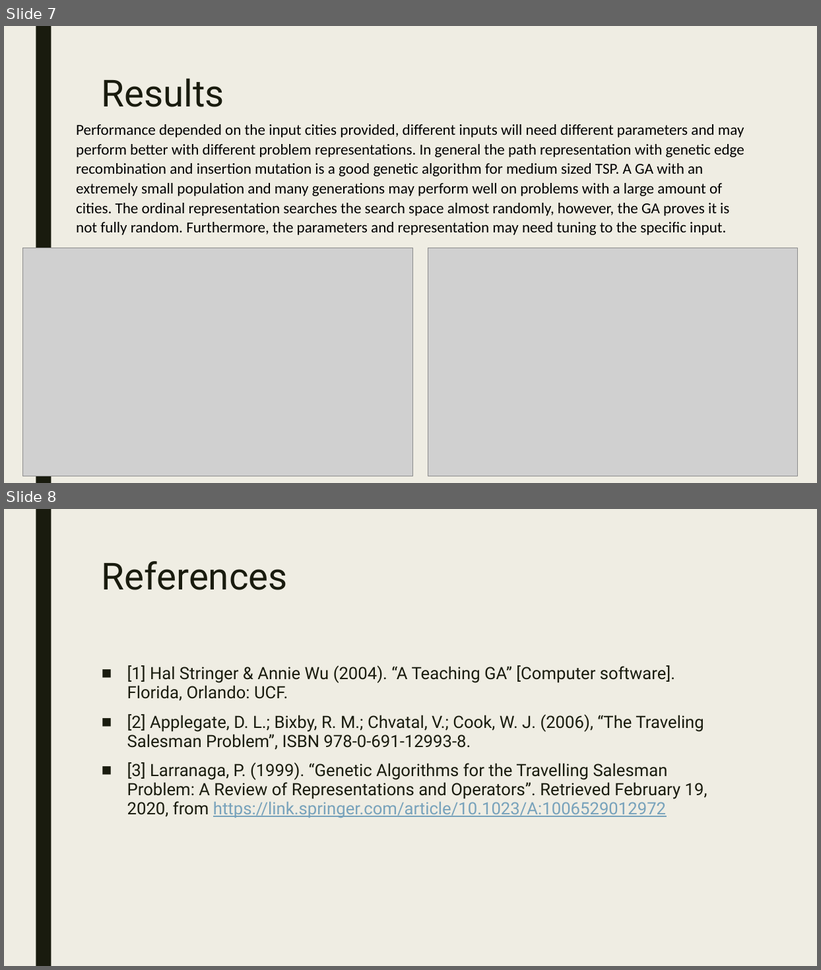
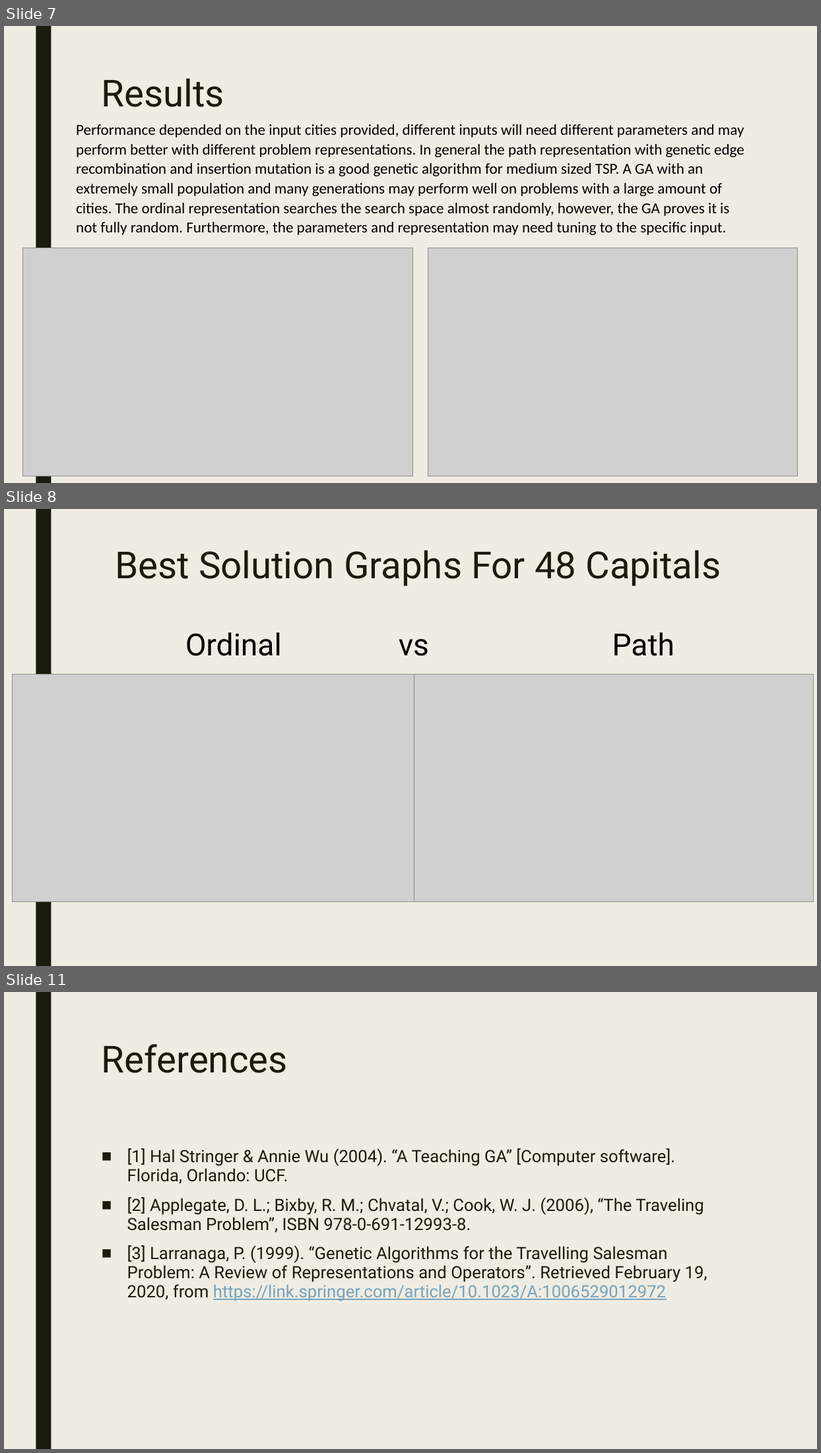
Before and after one commit to trevinofernando/TSP_GeneticAlgorithm, a slide deck: Presentation_Homework_2.pptx. Shown one above the other, each under a label of ours: slides 7 and 8 before the commit, slides 7, 8 and 11 after it; the slides between them are not shown. The pictures are 821x970 and 821x1453 pixels, drawn with LibreOffice and Linux fonts; fonts in the diff are those of the drawing; grey boxes stand for pictures. Boxes give left, top, right and bottom in pixels: in the first picture for what was removed or moved away, otherwise in the second. Text is boxed around its words. In the diff, an @@ line names an element or a change of style, - is before the commit and + after.

Commit message:
added plots of best resutls

```diff
--- a/Presentation_Homework_2.pptx
+++ b/Presentation_Homework_2.pptx
@@ slide 8 added at (4,509,817,966), background #EFEDE3; not listed: 1 template element that a slide beside it also shows @@
@@ title added at (115,550,721,586), 44 pt, text #191B0E @@
+Best Solution Graphs For 48 Capitals
@@ text added at (186,632,675,656), 36 pt, text #000000 @@
+Ordinal vs Path
@@ picture added at (12,674,414,902) @@
@@ picture added at (415,674,813,902) @@
@@ what was slide 8 is now slide 11 @@
```
Also in this commit, not shown: 2 other slides added.
